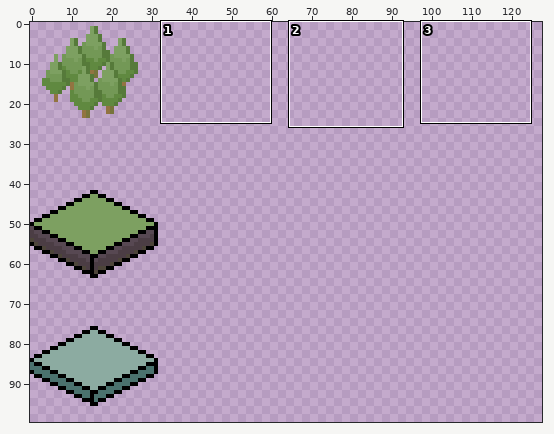
File history of a sprite sheet, bhx/Graphix/tiles.png. The first picture is a wide view before the edit; the outline marks the close-up.
Close-up. Old version:
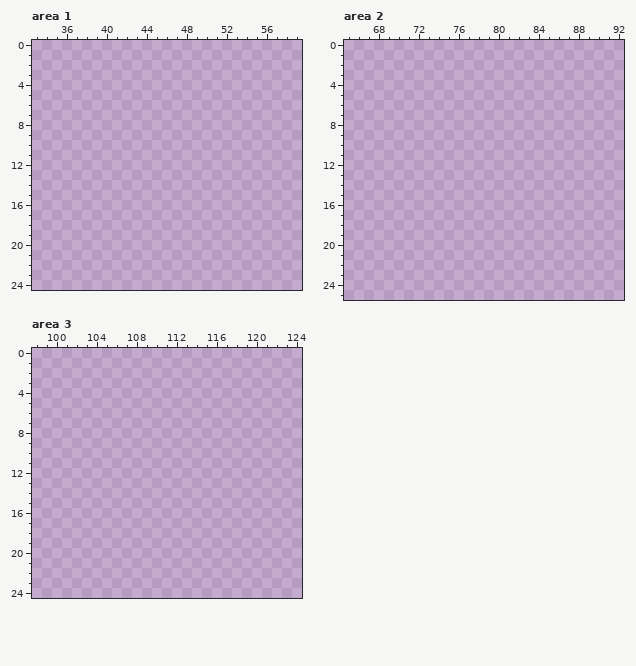
The file is 128x128 pixels. Shown: area 1: x 33..59, y 0..24; area 2: x 65..92, y 0..25; area 3: x 98..124, y 0..24. The wide view leaves out empty margins. The commit also changed other parts of the picture, which this record leaves out.
After:
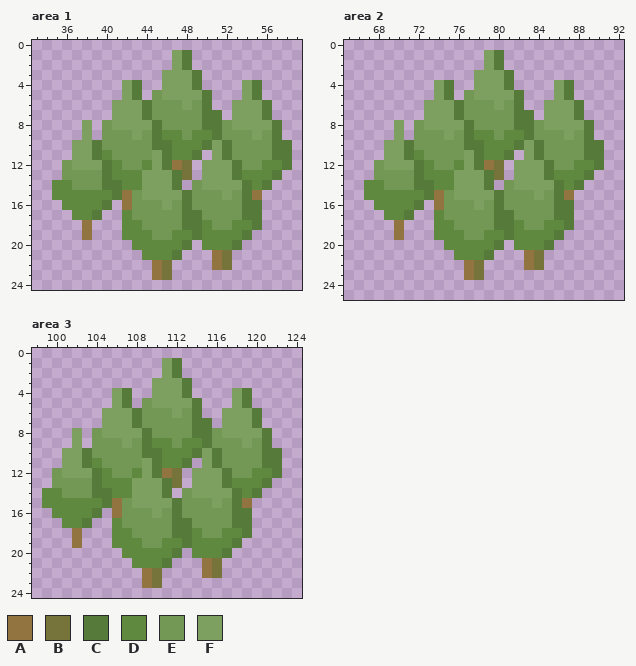
Palette (. is transparent): A #927441  B #77743b  C #567a3a  D #608940  E #739856  F #7da061
From old to new:
Changed rows in their new state; - is an unchanged pixel.
Area 1:
first column x 35:
 1 ------------FC----------
 2 ------------FC----------
 3 -----------FFFC---------
 4 -------FC--FFFC----FC---
 5 -------FC-EFFFFC---FC---
 6 ------FFFCEEEFEC--FFFC--
 7 ------FFFCEEEEECC-FFFC--
 8 ---F-EFFFFCEEEECCEFFFFC-
 9 ---F-EEEFECDDEDDCEEEFEC-
10 --FFCEEEEECCDDDCFCEEEECC
11 --FFCDEEEEFCDDC-FCEEEECC
12 -EFFFCDEEDFCAB-FFFCEEDDC
13 -EEEECDDDFFFCB-FFFCDDDC-
14 DDEEECCDDFFFC-EFFFFCDC--
15 DDDDDDCAEFFFFCEEEFECA---
16 -DDDDC-AEEEFECEEEEECC---
17 --DDC--DEEEEECCEEEECC---
18 ---A---DDEEEECCDEEDDC---
19 ---A---DDDEEDDCDDDDC----
20 --------DDDDDC-DDDC-----
21 ---------DDDC---AB------
22 ----------AB----AB------
23 ----------AB------------
Area 2:
first column x 67:
 1 ------------FC----------
 2 ------------FC----------
 3 -----------FFFC---------
 4 -------FC--FFFC----FC---
 5 -------FC-EFFFFC---FC---
 6 ------FFFCEEEFEC--FFFC--
 7 ------FFFCEEEEECC-FFFC--
 8 ---F-EFFFFCEEEECCEFFFFC-
 9 ---F-EEEFECDDEDDCEEEFEC-
10 --FFCEEEEECCDDDCFCEEEECC
11 --FFCDEEEEFCDDC-FCEEEECC
12 -EFFFCDEEDFCAB-FFFCEEDDC
13 -EEEECDDDFFFCB-FFFCDDDC-
14 DDEEECCDDFFFC-EFFFFCDC--
15 DDDDDDCAEFFFFCEEEFECA---
16 -DDDDC-AEEEFECEEEEECC---
17 --DDC--DEEEEECCEEEECC---
18 ---A---DDEEEECCDEEDDC---
19 ---A---DDDEEDDCDDDDC----
20 --------DDDDDC-DDDC-----
21 ---------DDDC---AB------
22 ----------AB----AB------
23 ----------AB------------
Area 3:
first column x 99:
 1 ------------FC----------
 2 ------------FC----------
 3 -----------FFFC---------
 4 -------FC--FFFC----FC---
 5 -------FC-EFFFFC---FC---
 6 ------FFFCEEEFEC--FFFC--
 7 ------FFFCEEEEECC-FFFC--
 8 ---F-EFFFFCEEEECCEFFFFC-
 9 ---F-EEEFECDDEDDCEEEFEC-
10 --FFCEEEEECCDDDCFCEEEECC
11 --FFCDEEEEFCDDC-FCEEEECC
12 -EFFFCDEEDFCAB-FFFCEEDDC
13 -EEEECDDDFFFCB-FFFCDDDC-
14 DDEEECCDDFFFC-EFFFFCDC--
15 DDDDDDCAEFFFFCEEEFECA---
16 -DDDDC-AEEEFECEEEEECC---
17 --DDC--DEEEEECCEEEECC---
18 ---A---DDEEEECCDEEDDC---
19 ---A---DDDEEDDCDDDDC----
20 --------DDDDDC-DDDC-----
21 ---------DDDC---AB------
22 ----------AB----AB------
23 ----------AB------------
